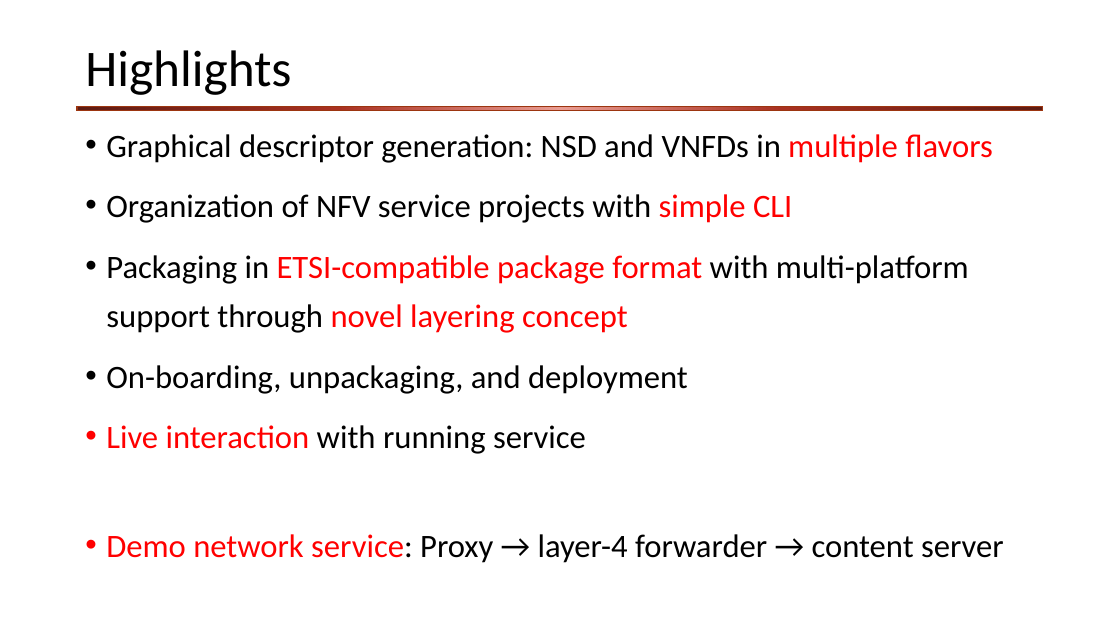
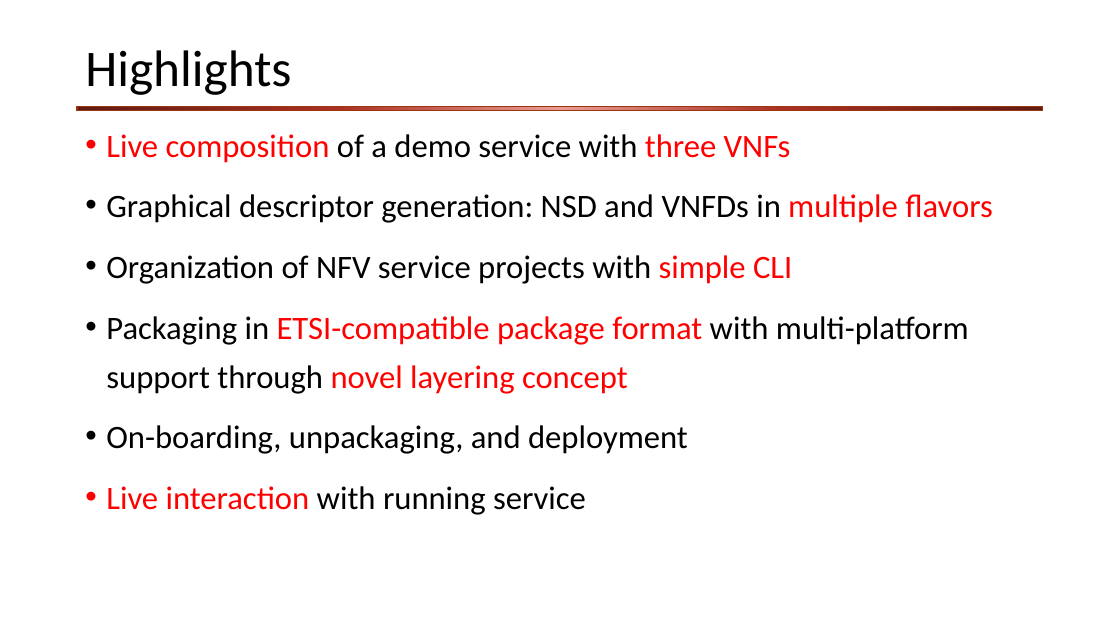
Before and after one commit to CN-UPB/demo-multi-platform-nfv-sdk, a slide deck: slide 2 of slides/video-slides.pptx. Drawn at 1120x630 pixels with LibreOffice and Linux fonts; fonts in the diff are those of the drawing; background and template pictures are left out. Boxes give left, top, right and bottom in pixels: in the first picture for what was removed or moved away, otherwise in the second. Text is boxed around its words. In the diff, an @@ line names an element or a change of style, - is before the commit and + after.

```diff
--- a/slides/video-slides.pptx
+++ b/slides/video-slides.pptx
@@ text at (106, 134, 791, 163): paragraph added @@
+• Live composition of a demo service with three VNFs
@@ text at (106, 534, 1004, 563): paragraph removed @@
-• Demo network service: Proxy → layer-4 forwarder → content server
```
Also in this commit, not shown: 5 other slides changed, 5 slides added.
